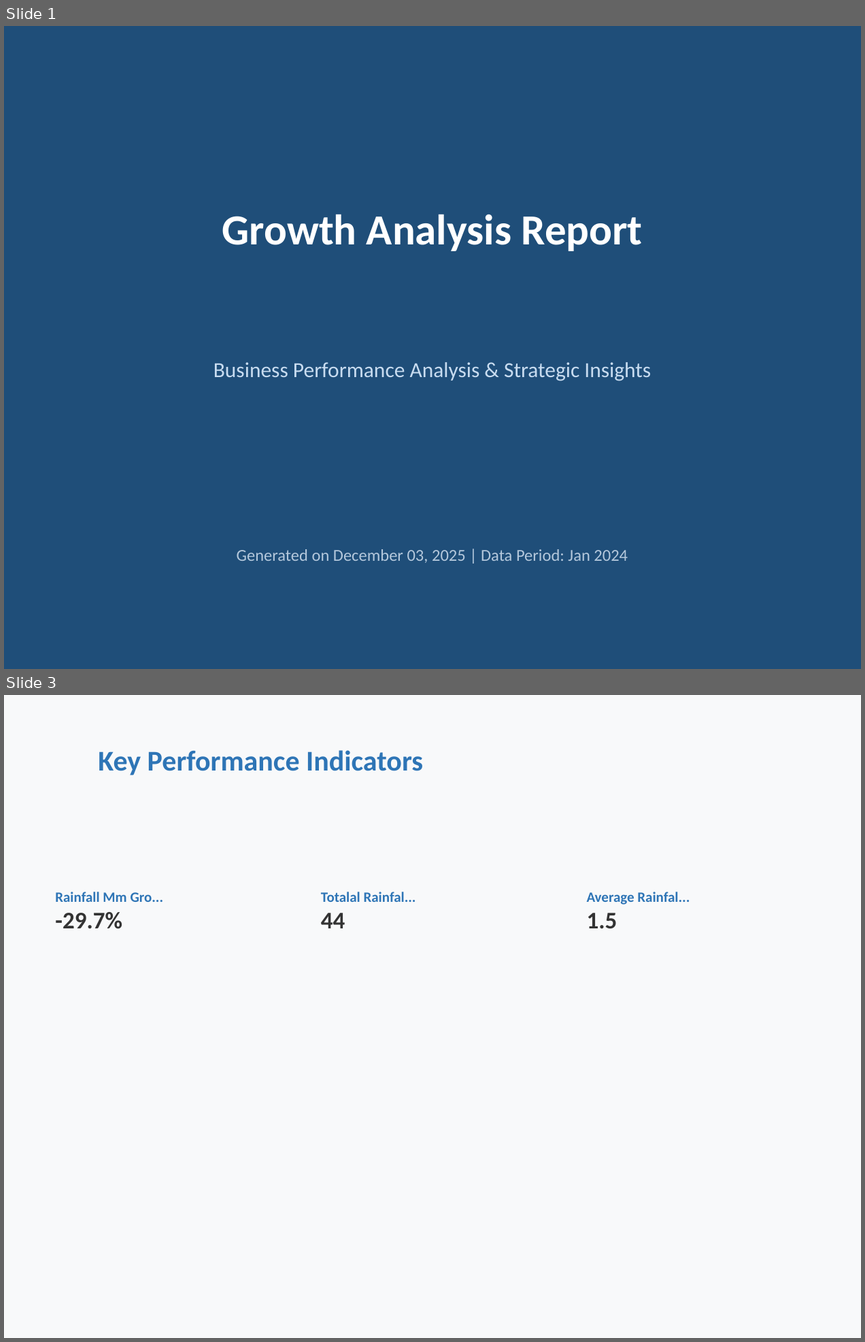
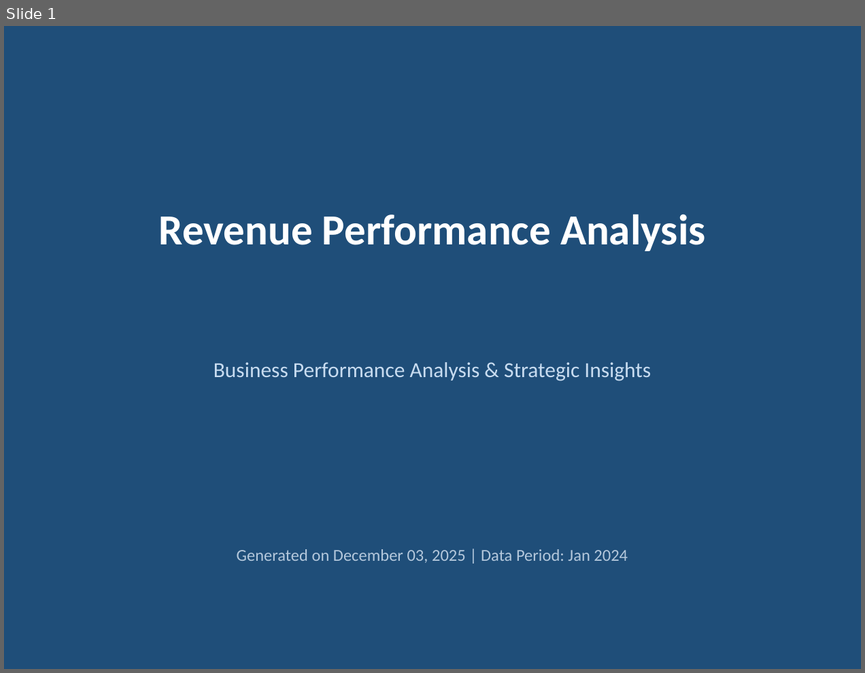
Before and after one commit to Hemanth94780/GTHackathon, a slide deck: output/automated_report.pptx. Shown one above the other, each under a label of ours: slides 1 and 3 before the commit, slide 1 after it; the slides between them are not shown. The pictures are 865x1342 and 865x673 pixels, drawn with LibreOffice and Linux fonts; fonts in the diff are those of the drawing. Boxes give left, top, right and bottom in pixels: in the first picture for what was removed or moved away, otherwise in the second. Text is boxed around its words. In the diff, an @@ line names an element or a change of style, - is before the commit and + after.

Commit message:
ai integrated analysis

```diff
--- a/output/automated_report.pptx
+++ b/output/automated_report.pptx
@@ slide 3 removed at (x1=4, y1=695, x2=861, y2=1338), background #F8F9FA @@
@@ text removed at (x1=98, y1=750, x2=423, y2=775) @@
-Key Performance Indicators
@@ text removed at (x1=55, y1=892, x2=164, y2=929) @@
-Rainfall Mm Gro...
--29.7%
@@ text removed at (x1=321, y1=892, x2=416, y2=928) @@
-Totalal Rainfal...
-44
@@ text removed at (x1=587, y1=892, x2=689, y2=928) @@
-Average Rainfal...
-1.5
@@ slide 1 changed as well @@
@@ text at (x1=159, y1=214, x2=705, y2=251): text changed @@
-Growth Analysis Report
+Revenue Performance Analysis
```
Also in this commit, not shown: 1 other slide changed, 4 slides added, 2 other slides removed, 32 other files.
